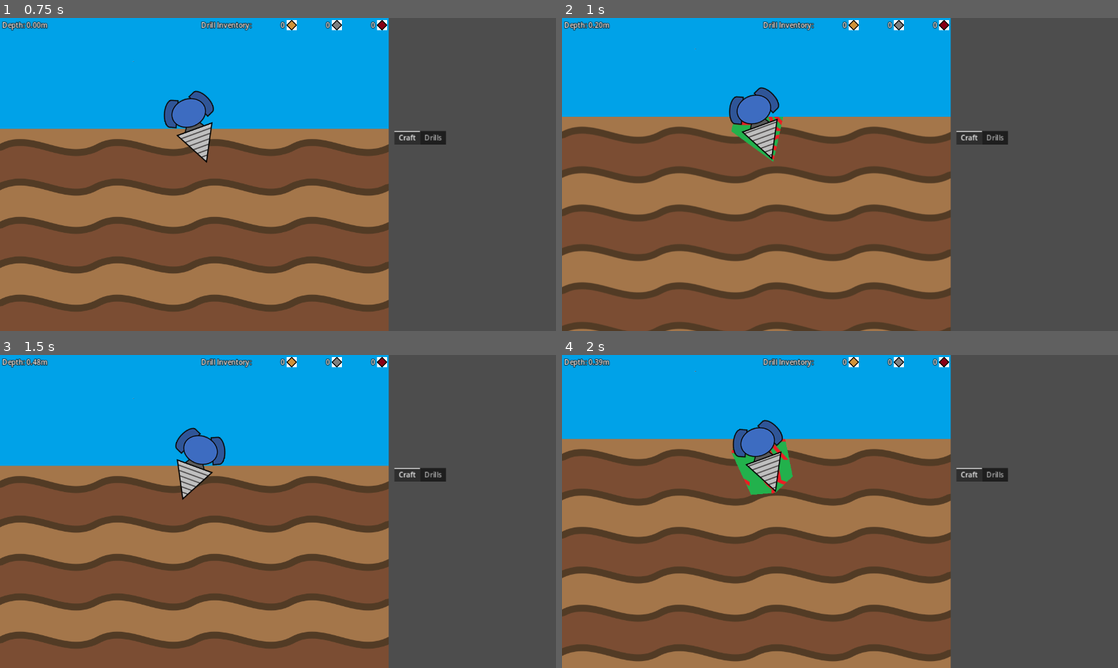
Above: before the commit, frames 1-4 (two rows, left to right).
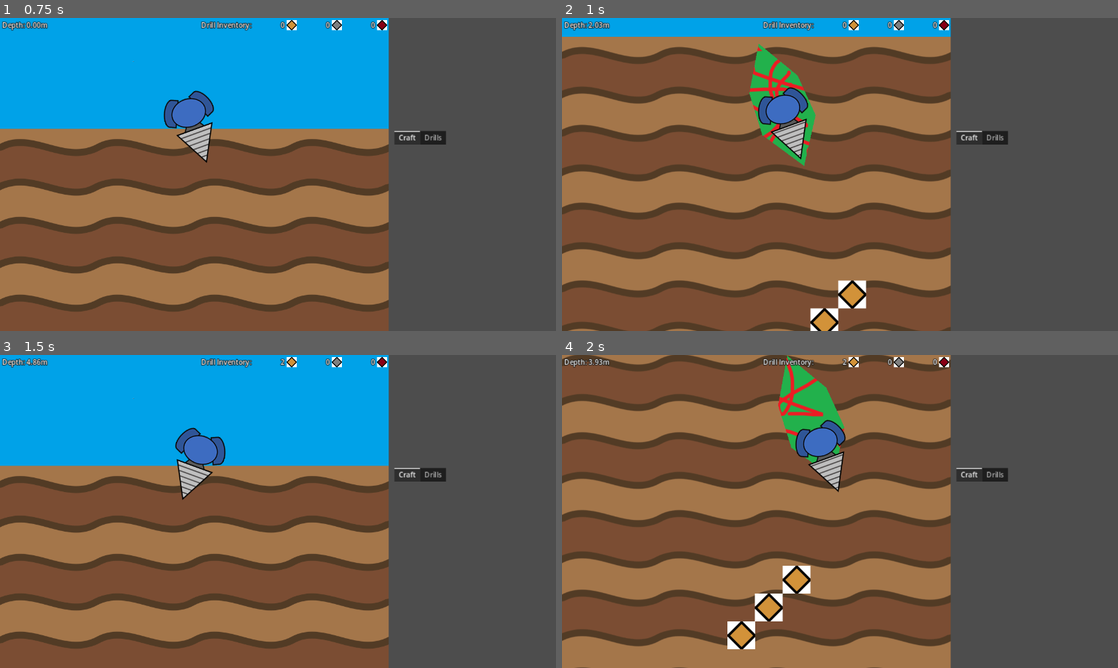
Above: after the commit, the same moments.

Repository: aNotSoCleverName/mechanicore
Game: Godot game, scene res://Main.tscn
Same seed, same stepped clock (60 frames per second), same inputs: the game is played once before the commit and once after it.
Inputs:
- Up to frame 1 (0.75 s): tap Enter (ui_accept) at 0.5 s; hold Right (ui_right) from 0.53 s (still down); tap R at 0.6 s
- Up to frame 2 (1 s): keep holding Right (ui_right); tap Enter (ui_accept) at 0.77 s
- Up to frame 3 (1.5 s): release Right (ui_right) at 1.28 s; hold Left (ui_left) from 1.28 s (still down); tap R at 1.35 s
- Up to frame 4 (2 s): keep holding Left (ui_left); tap Enter (ui_accept) at 1.52 s

Frame 1 is identical in both runs. In frame 2, 25% of the frame differs, in the area x 0-70%, y 1-100%; in frame 3, less than 0.1%; in frame 4, 50%, in the area x 0-70%, y 0-100%.

Commit message:
OreInventory now shows what ores were lost

Diff:
--- a/Endless Run/Bomb/Bomb.gd
+++ b/Endless Run/Bomb/Bomb.gd
@@ -50,3 +50,7 @@
 		if (drill.inventory[lostOreType] == 0):
 			oreTypes.erase(lostOreType);
 	#endregion
+
+	SignalBus_EndlessRun.drill_explode.emit(drill.inventory, lostOres);
+	for oreType: Ore.EOreType in drill.inventory.keys():
+		drill.inventory[oreType] = 0;
--- a/Endless Run/Drill/Drill.gd
+++ b/Endless Run/Drill/Drill.gd
@@ -1,7 +1,7 @@
 extends CharacterBody2D
 class_name Drill
 
-const START_SPEED: float = 100;
+const START_SPEED: float = 1000;
 const MAX_MIN_SPEED: float = 1200;	# Maximum value of min speed. As drill gets deeper, min speed increases, but it will never be higher than this value.
 
 #region Properties
--- /dev/null
+++ b/Endless Run/Top Bar/Lost Amount.gd
@@ -0,0 +1,32 @@
+extends Label
+
+func _on_tree_entered():
+	self.self_modulate.a = 0;
+
+	var ancestorNode: Node = self.get_parent();
+	while !(ancestorNode is OreInventory):
+		ancestorNode = ancestorNode.get_parent();
+	var oreInventory: OreInventory = ancestorNode;
+
+	SignalBus_EndlessRun.drill_explode.connect(
+		func (_inRemainingInventory: Dictionary, inLostInventory: Dictionary):
+			self.text = str(-inLostInventory[oreInventory.oreType]);
+			self.self_modulate.a = 1;
+
+			$"Onscreen Timer".start();
+	);
+
+	$"Onscreen Timer".timeout.connect(
+		func ():
+			$"Onscreen Timer".stop();
+			$"Fade Timer".start();
+	);
+
+	$"Fade Timer".timeout.connect(
+		func ():
+			if (self.self_modulate.a <= 0):
+				$"Fade Timer".stop();
+				return;
+
+			self.self_modulate.a -= 0.1;
+	)
--- a/Endless Run/Top Bar/Ore Inventory.gd
+++ b/Endless Run/Top Bar/Ore Inventory.gd
@@ -1,4 +1,5 @@
 extends HBoxContainer
+class_name OreInventory;
 
 @export var oreType: Ore.EOreType = Ore.EOreType.Ore1;
 var _drill: Drill;
--- a/Endless Run/Top Bar/Ore Inventory.tscn
+++ b/Endless Run/Top Bar/Ore Inventory.tscn
@@ -1,7 +1,13 @@
-[gd_scene load_steps=3 format=3 uid="uid://qe41hew0ptdg"]
+[gd_scene load_steps=5 format=3 uid="uid://qe41hew0ptdg"]
 
 [ext_resource type="Script" path="res://Endless Run/Top Bar/Ore Inventory.gd" id="1_4i217"]
 [ext_resource type="LabelSettings" uid="uid://ij0ls7r7u6aq" path="res://Simple Label.tres" id="2_4j0hc"]
+[ext_resource type="Script" path="res://Endless Run/Top Bar/Lost Amount.gd" id="3_43b44"]
+
+[sub_resource type="LabelSettings" id="LabelSettings_5oesj"]
+font_color = Color(0.999818, 0.136995, 0.204151, 1)
+outline_size = 5
+outline_color = Color(0, 0, 0, 1)
 
 [node name="Ore Inventory" type="HBoxContainer"]
 custom_minimum_size = Vector2(100, 0)
@@ -17,9 +23,27 @@
 label_settings = ExtResource("2_4j0hc")
 horizontal_alignment = 2
 
+[node name="Lost Amount" type="Label" parent="Amount"]
+layout_mode = 1
+offset_left = 45.0
+offset_top = 23.0
+offset_right = 85.0
+offset_bottom = 46.0
+text = "-0"
+label_settings = SubResource("LabelSettings_5oesj")
+horizontal_alignment = 2
+script = ExtResource("3_43b44")
+
+[node name="Onscreen Timer" type="Timer" parent="Amount/Lost Amount"]
+wait_time = 3.0
+
+[node name="Fade Timer" type="Timer" parent="Amount/Lost Amount"]
+wait_time = 0.1
+
 [node name="Icon" type="TextureRect" parent="."]
 custom_minimum_size = Vector2(20, 20)
 layout_mode = 2
 expand_mode = 2
 
 [connection signal="tree_entered" from="." to="." method="_on_tree_entered"]
+[connection signal="tree_entered" from="Amount/Lost Amount" to="Amount/Lost Amount" method="_on_tree_entered"]
--- a/Global Script/Signal Bus - Endless Run.gd
+++ b/Global Script/Signal Bus - Endless Run.gd
@@ -12,6 +12,8 @@
 signal drill_change_pos(inPos: Vector2, inDrill: Drill);
 @warning_ignore("unused_signal")
 signal drill_change_dock(inIsDocked: bool, inDrill: Drill);
+@warning_ignore("unused_signal")
+signal drill_explode(inRemainingInventory: Dictionary, inLostInventory: Dictionary);
 
 @warning_ignore("unused_signal")
 signal ore_place(inOrePlaceHolder: OrePlaceholder);
